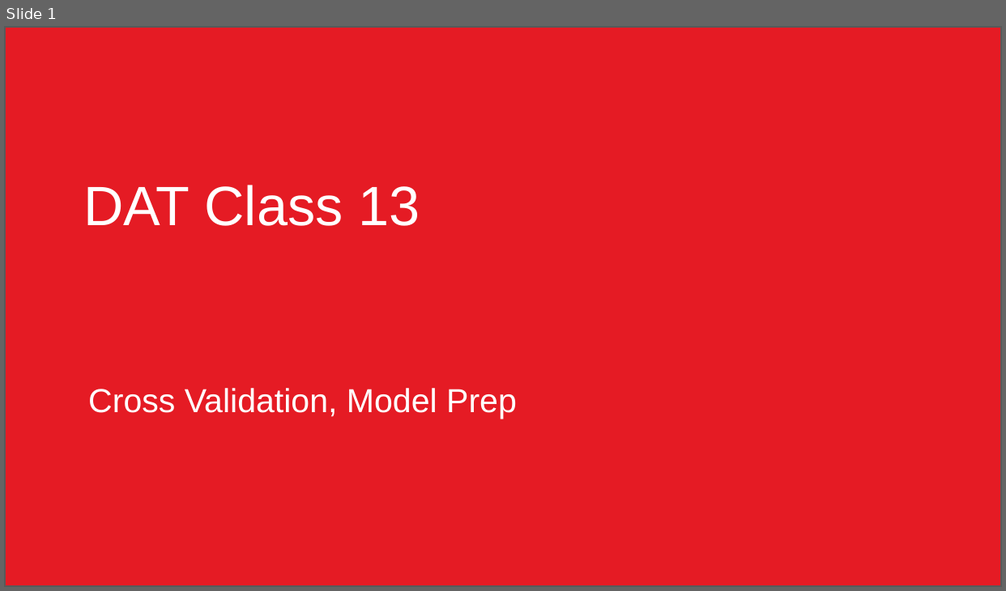
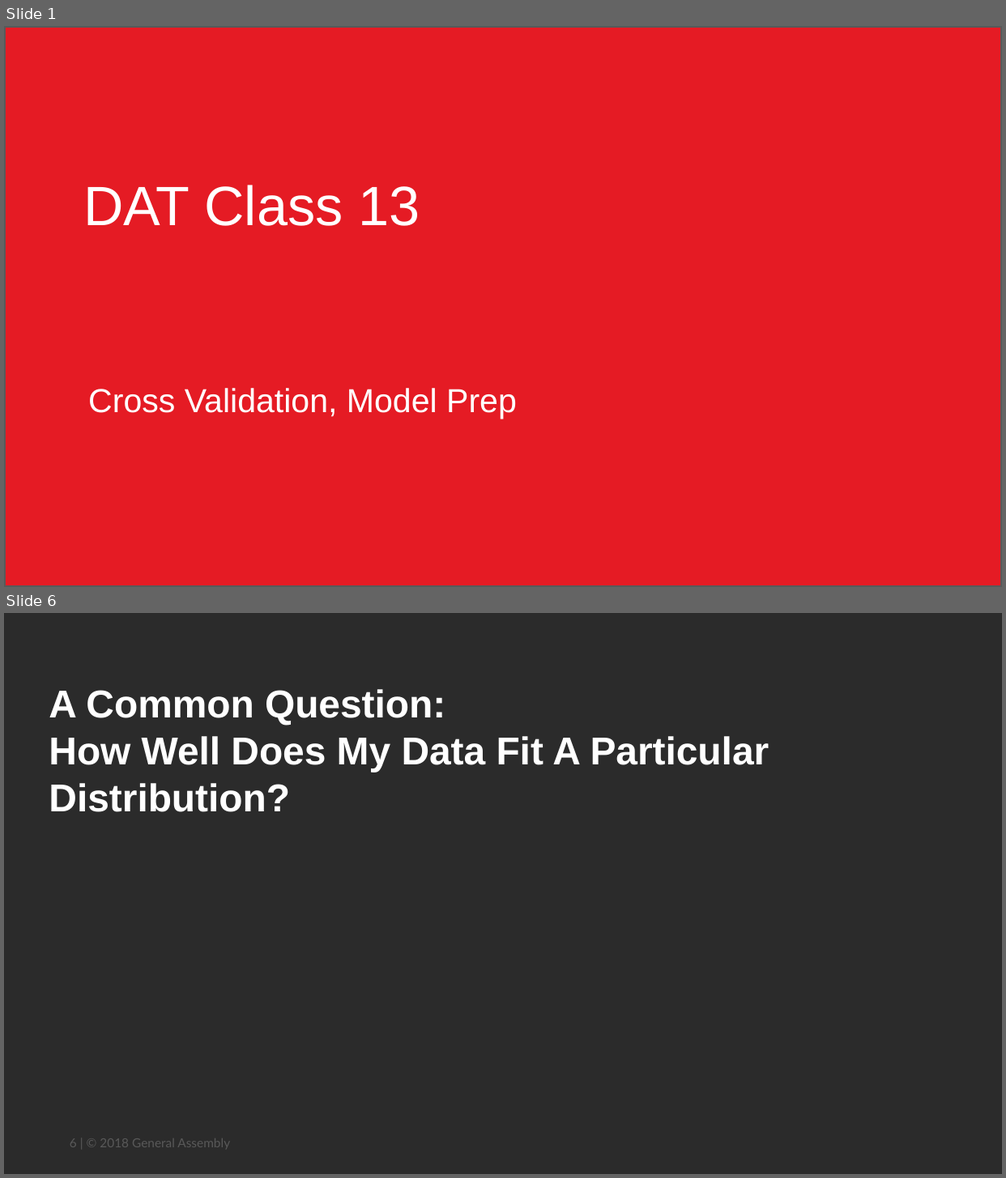
Before and after one commit to JonathanBechtel/DAT-10-14, a slide deck: class material/Unit3/Class13/DAT Class 13.pptx. Shown one above the other, each under a label of ours: slide 1 before the commit, slides 1 and 6 after it; the slides between them are not shown. The pictures are 1006x591 and 1006x1178 pixels, drawn with LibreOffice and Linux fonts; fonts in the diff are those of the drawing; background and template pictures are left out; a plain dark background stands for a picture behind light text. Boxes give left, top, right and bottom in pixels: in the first picture for what was removed or moved away, otherwise in the second. Text is boxed around its words. In the diff, an @@ line names an element or a change of style, - is before the commit and + after.

```diff
--- a/class material/Unit3/Class13/DAT Class 13.pptx
+++ b/class material/Unit3/Class13/DAT Class 13.pptx
@@ slide 6 added at (4,613,1002,1174), background picture (left out) @@
@@ title added at (49,689,769,812), 28 pt, text #FFFFFF, bold @@
+A Common Question:
+How Well Does My Data Fit A Particular
+Distribution?
@@ text added at (70,1139,230,1149), 9 pt, text #595959 @@
+6 | © 2018 General Assembly
```
Also in this commit, not shown: 1 slide changed, 15 other slides added, 2 slides removed, 13 other files.
